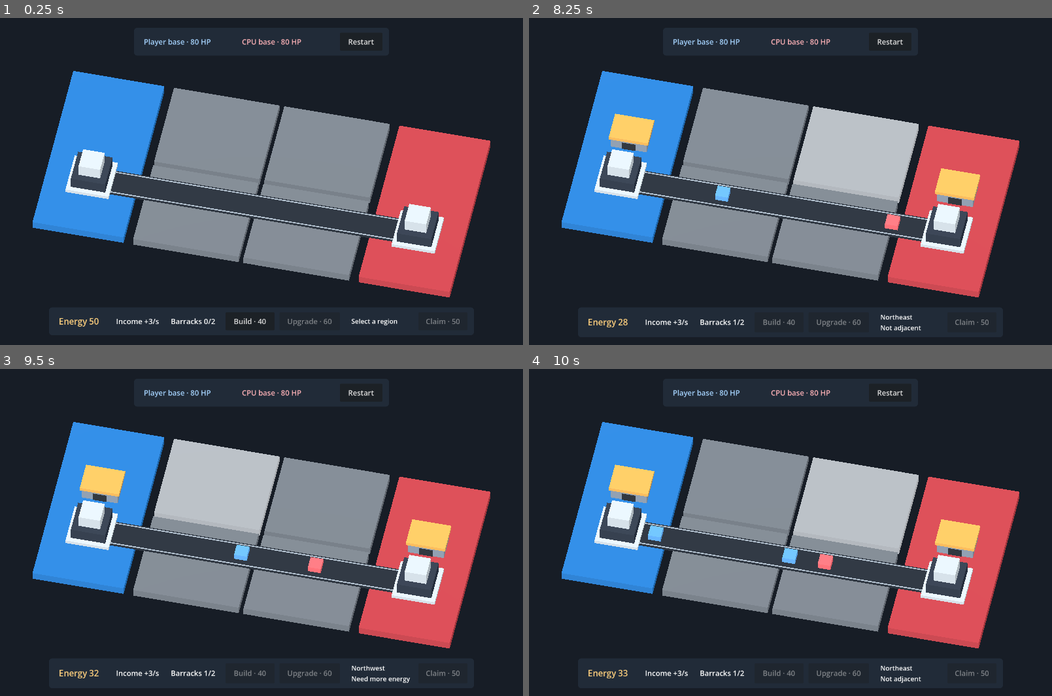
Above: before the commit, frames 1-4 (two rows, left to right).
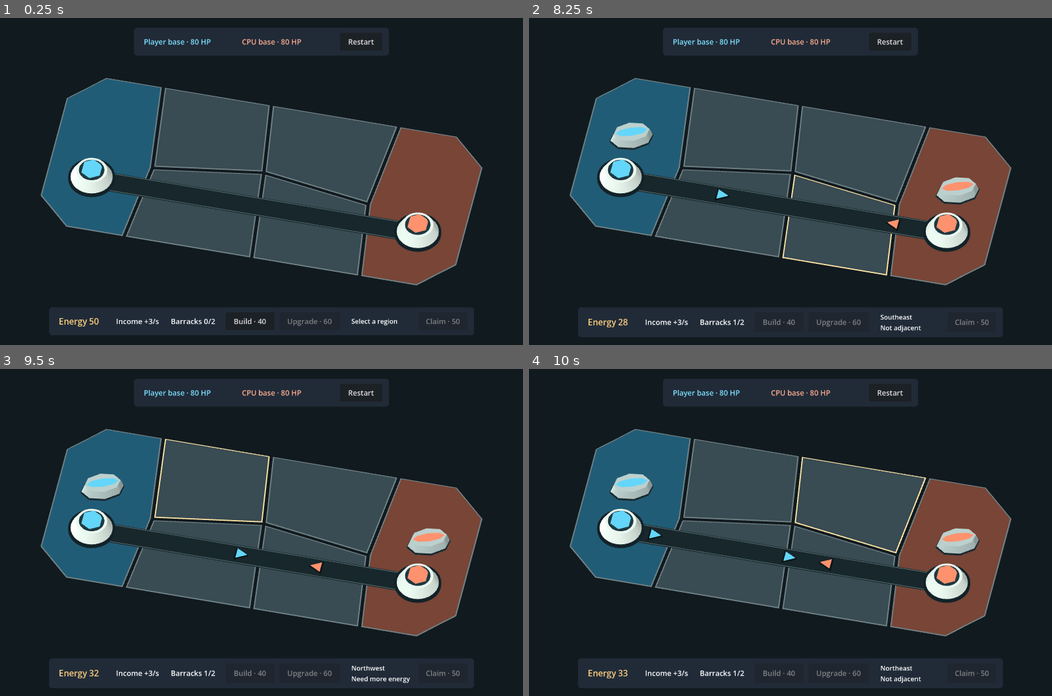
Above: after the commit, the same moments.

Repository: Appietro516/lane-command
Game: Godot game, scene res://main.tscn
Two runs of this game, one before a commit and one after it. Both use one fixed random seed, a clock stepped at 60 frames per second and the inputs below.
Inputs (mouse positions are in pixels of both pictures, inside the frame that each line leads up to):
- Up to frame 1 (0.25 s): no input
- Up to frame 2 (8.25 s): click "Restart" at 0.5 s; click "Restart" at 1.25 s; click "Restart" at 2 s; click "Build · 40" at 2.75 s; tap Enter at 3.5, 5.75 s; move the mouse to (905, 165) at 3.52 s; click (905, 165) at 3.67 s; move the mouse to (685, 197) at 4.27 s; click (685, 197) at 4.42 s; tap Space at 5 s; move the mouse to (842, 109) at 5.02 s; click (842, 109) at 5.17 s; move the mouse to (764, 246) at 5.77 s; click (764, 246) at 5.92 s; move the mouse to (947, 230) at 6.52 s; click (947, 230) at 6.67 s; move the mouse to (633, 132) at 7.27 s; click (633, 132) at 7.42 s; move the mouse to (816, 181) at 8.02 s; click (816, 181) at 8.17 s
- Up to frame 3 (9.5 s): move the mouse to (183, 450) at 8.77 s; click (183, 450) at 8.92 s
- Up to frame 4 (10 s): move the mouse to (905, 516) at 9.52 s; click (905, 516) at 9.67 s

The runs differ from the first frame. In frame 1, 38% of the frame differs, in the area x 6-94%, y 6-86%; in frame 2, 39%, in the area x 6-94%, y 6-93%; in frame 3, 39%; in frame 4, 39%.

Commit message:
feat: Replace blocky and blob-like prototype visuals with cleaner shapes
Trello-Card: 6b0695db0b8bcc5a872dffae

Diff:
--- a/main.tscn
+++ b/main.tscn
@@ -6,30 +6,26 @@
 
 [sub_resource type="Environment" id="Environment_map"]
 background_mode = 1
-background_color = Color(0.09, 0.115, 0.15, 1)
+background_color = Color(0.066, 0.102, 0.121, 1)
 ambient_light_source = 2
 ambient_light_color = Color(1, 1, 1, 1)
 ambient_light_energy = 0.65
 
-[sub_resource type="BoxMesh" id="Mesh_start"]
-size = Vector3(5.7, 0.55, 12)
-
-[sub_resource type="BoxMesh" id="Mesh_neutral"]
-size = Vector3(6.6, 0.55, 5.85)
-
 [sub_resource type="StandardMaterial3D" id="Material_corridor"]
-albedo_color = Color(0.15, 0.18, 0.22, 1)
+shading_mode = 0
+albedo_color = Color(0.105, 0.157, 0.173, 1)
 
 [sub_resource type="StandardMaterial3D" id="Material_corridor_edge"]
-albedo_color = Color(0.64, 0.69, 0.74, 1)
-
-[sub_resource type="BoxMesh" id="Mesh_corridor"]
+shading_mode = 0
+albedo_color = Color(0.37, 0.48, 0.49, 1)
+
+[sub_resource type="PlaneMesh" id="Mesh_corridor"]
 material = SubResource("Material_corridor")
-size = Vector3(20.4, 0.11, 1.8)
-
-[sub_resource type="BoxMesh" id="Mesh_corridor_edge"]
+size = Vector2(20.4, 1.45)
+
+[sub_resource type="PlaneMesh" id="Mesh_corridor_edge"]
 material = SubResource("Material_corridor_edge")
-size = Vector3(20.4, 0.025, 0.07)
+size = Vector2(20.4, 0.04)
 
 [sub_resource type="StyleBoxFlat" id="StyleBox_hud"]
 content_margin_left = 24.0
@@ -61,88 +57,64 @@
 
 [node name="Regions" type="Node3D" parent="."]
 
-[node name="PlayerStart" type="Node3D" parent="Regions" node_paths=PackedStringArray("geometry")]
+[node name="PlayerStart" type="Node3D" parent="Regions"]
 position = Vector3(-10.2, 0, 0)
 script = ExtResource("1")
 region_id = &"player_start"
 region_owner = 1
 neighbor_ids = Array[StringName]([&"northwest", &"southwest"])
-geometry = NodePath("Tile")
-
-[node name="Tile" type="MeshInstance3D" parent="Regions/PlayerStart"]
-position = Vector3(0, -0.275, 0)
-mesh = SubResource("Mesh_start")
-
-[node name="Northwest" type="Node3D" parent="Regions" node_paths=PackedStringArray("geometry")]
+outline = PackedVector2Array(-2.9, -3.9, -0.8, -6, 2.8, -6, 3.45, 0.35, 2.85, 6, -0.8, 6, -2.9, 3.9)
+
+[node name="Northwest" type="Node3D" parent="Regions"]
 position = Vector3(-3.45, 0, -3.075)
 script = ExtResource("1")
 region_id = &"northwest"
 region_owner = 0
 neighbor_ids = Array[StringName]([&"player_start", &"northeast", &"southwest"])
-geometry = NodePath("Tile")
-
-[node name="Tile" type="MeshInstance3D" parent="Regions/Northwest"]
-position = Vector3(0, -0.275, 0)
-mesh = SubResource("Mesh_neutral")
-
-[node name="Southwest" type="Node3D" parent="Regions" node_paths=PackedStringArray("geometry")]
+outline = PackedVector2Array(-3.95, -2.925, 2.8, -2.925, 3.45, 2.375, -3.3, 3.425)
+
+[node name="Southwest" type="Node3D" parent="Regions"]
 position = Vector3(-3.45, 0, 3.075)
 script = ExtResource("1")
 region_id = &"southwest"
 region_owner = 0
 neighbor_ids = Array[StringName]([&"player_start", &"northwest", &"southeast"])
-geometry = NodePath("Tile")
-
-[node name="Tile" type="MeshInstance3D" parent="Regions/Southwest"]
-position = Vector3(0, -0.275, 0)
-mesh = SubResource("Mesh_neutral")
-
-[node name="Northeast" type="Node3D" parent="Regions" node_paths=PackedStringArray("geometry")]
+outline = PackedVector2Array(-3.3, -2.725, 3.45, -3.775, 4.1, 2.925, -3.9, 2.925)
+
+[node name="Northeast" type="Node3D" parent="Regions"]
 position = Vector3(3.45, 0, -3.075)
 script = ExtResource("1")
 region_id = &"northeast"
 region_owner = 0
 neighbor_ids = Array[StringName]([&"northwest", &"southeast", &"cpu_start"])
-geometry = NodePath("Tile")
-
-[node name="Tile" type="MeshInstance3D" parent="Regions/Northeast"]
-position = Vector3(0, -0.275, 0)
-mesh = SubResource("Mesh_neutral")
-
-[node name="Southeast" type="Node3D" parent="Regions" node_paths=PackedStringArray("geometry")]
+outline = PackedVector2Array(-4.1, -2.925, 3.9, -2.925, 3.3, 3.425, -3.45, 2.375)
+
+[node name="Southeast" type="Node3D" parent="Regions"]
 position = Vector3(3.45, 0, 3.075)
 script = ExtResource("1")
 region_id = &"southeast"
 region_owner = 0
 neighbor_ids = Array[StringName]([&"southwest", &"northeast", &"cpu_start"])
-geometry = NodePath("Tile")
-
-[node name="Tile" type="MeshInstance3D" parent="Regions/Southeast"]
-position = Vector3(0, -0.275, 0)
-mesh = SubResource("Mesh_neutral")
-
-[node name="CPUStart" type="Node3D" parent="Regions" node_paths=PackedStringArray("geometry")]
+outline = PackedVector2Array(-3.45, -3.775, 3.3, -2.725, 3.95, 2.925, -2.8, 2.925)
+
+[node name="CPUStart" type="Node3D" parent="Regions"]
 position = Vector3(10.2, 0, 0)
 script = ExtResource("1")
 region_id = &"cpu_start"
 region_owner = 2
 neighbor_ids = Array[StringName]([&"northeast", &"southeast"])
-geometry = NodePath("Tile")
-
-[node name="Tile" type="MeshInstance3D" parent="Regions/CPUStart"]
-position = Vector3(0, -0.275, 0)
-mesh = SubResource("Mesh_start")
+outline = PackedVector2Array(-2.85, -6, 0.8, -6, 2.9, -3.9, 2.9, 3.9, 0.8, 6, -2.8, 6, -3.45, 0.35)
 
 [node name="Corridor" type="MeshInstance3D" parent="."]
-position = Vector3(0, 0.02, 2)
+position = Vector3(0, 0.045, 2)
 mesh = SubResource("Mesh_corridor")
 
 [node name="NorthEdge" type="MeshInstance3D" parent="Corridor"]
-position = Vector3(0, 0.065, -0.78)
+position = Vector3(0, 0.012, -0.65)
 mesh = SubResource("Mesh_corridor_edge")
 
 [node name="SouthEdge" type="MeshInstance3D" parent="Corridor"]
-position = Vector3(0, 0.065, 0.78)
+position = Vector3(0, 0.012, 0.65)
 mesh = SubResource("Mesh_corridor_edge")
 
 [node name="PlayerBase" parent="Regions/PlayerStart" instance=ExtResource("2")]
@@ -189,14 +161,14 @@
 unique_name_in_owner = true
 layout_mode = 2
 size_flags_horizontal = 3
-theme_override_colors/font_color = Color(0.65, 0.83, 1, 1)
+theme_override_colors/font_color = Color(0.49, 0.88, 1, 1)
 theme_override_font_sizes/font_size = 18
 
 [node name="CPUHP" type="Label" parent="HUD/MatchPanel/StatusAndRestart"]
 unique_name_in_owner = true
 layout_mode = 2
 size_flags_horizontal = 3
-theme_override_colors/font_color = Color(1, 0.70, 0.72, 1)
+theme_override_colors/font_color = Color(1, 0.68, 0.56, 1)
 theme_override_font_sizes/font_size = 18
 
 [node name="Outcome" type="Label" parent="HUD/MatchPanel/StatusAndRestart"]
--- a/match/barracks.tscn
+++ b/match/barracks.tscn
@@ -1,36 +1,51 @@
 [gd_scene format=3]
 
-[sub_resource type="StandardMaterial3D" id="Material_walls"]
-albedo_color = Color(0.55, 0.61, 0.68, 1)
+[sub_resource type="StandardMaterial3D" id="Material_footing"]
+shading_mode = 0
+albedo_color = Color(0.11, 0.17, 0.19, 1)
 
-[sub_resource type="StandardMaterial3D" id="Material_roof"]
-albedo_color = Color(0.96, 0.72, 0.35, 1)
+[sub_resource type="StandardMaterial3D" id="Material_shell"]
+albedo_color = Color(0.65, 0.72, 0.71, 1)
 
-[sub_resource type="StandardMaterial3D" id="Material_door"]
-albedo_color = Color(0.17, 0.20, 0.23, 1)
+[sub_resource type="CylinderMesh" id="Mesh_footing"]
+material = SubResource("Material_footing")
+top_radius = 1.0
+bottom_radius = 1.0
+height = 0.15
+radial_segments = 8
+rings = 0
 
-[sub_resource type="BoxMesh" id="Mesh_walls"]
-material = SubResource("Material_walls")
-size = Vector3(2.25, 0.8, 1.65)
+[sub_resource type="CylinderMesh" id="Mesh_shell"]
+material = SubResource("Material_shell")
+top_radius = 0.83
+bottom_radius = 0.97
+height = 0.59
+radial_segments = 8
+rings = 0
 
-[sub_resource type="BoxMesh" id="Mesh_roof"]
-material = SubResource("Material_roof")
-size = Vector3(2.45, 0.24, 1.85)
-
-[sub_resource type="BoxMesh" id="Mesh_door"]
-material = SubResource("Material_door")
-size = Vector3(0.86, 0.58, 0.05)
+[sub_resource type="CylinderMesh" id="Mesh_roof_marking"]
+top_radius = 0.72
+bottom_radius = 0.72
+height = 0.025
+radial_segments = 8
+rings = 0
 
 [node name="Barracks" type="Node3D"]
 
-[node name="Walls" type="MeshInstance3D" parent="."]
-position = Vector3(0, 0.4, 0)
-mesh = SubResource("Mesh_walls")
+[node name="Footing" type="MeshInstance3D" parent="."]
+position = Vector3(0, 0.075, 0)
+rotation_degrees = Vector3(0, 22.5, 0)
+scale = Vector3(1.36, 1, 0.86)
+mesh = SubResource("Mesh_footing")
 
-[node name="Roof" type="MeshInstance3D" parent="."]
-position = Vector3(0, 0.92, 0)
-mesh = SubResource("Mesh_roof")
+[node name="Shell" type="MeshInstance3D" parent="."]
+position = Vector3(0, 0.43, 0)
+rotation_degrees = Vector3(0, 22.5, 0)
+scale = Vector3(1.36, 1, 0.86)
+mesh = SubResource("Mesh_shell")
 
-[node name="Door" type="MeshInstance3D" parent="."]
-position = Vector3(0, 0.29, 0.84)
-mesh = SubResource("Mesh_door")
+[node name="RoofMarking" type="MeshInstance3D" parent="."]
+position = Vector3(0, 0.735, 0)
+rotation_degrees = Vector3(0, 22.5, 0)
+scale = Vector3(1.36, 1, 0.43)
+mesh = SubResource("Mesh_roof_marking")
--- a/match/cpu_unit_material.tres
+++ b/match/cpu_accent.tres
@@ -1,4 +1,5 @@
 [gd_resource type="StandardMaterial3D" format=3]
 
 [resource]
-albedo_color = Color(1, 0.43, 0.46, 1)
+shading_mode = 0
+albedo_color = Color(1, 0.57, 0.43, 1)
--- a/match/match.gd
+++ b/match/match.gd
@@ -6,9 +6,9 @@
 const CPU := MatchRegion.Owner.CPU
 const CPU_DECISION_INTERVAL := 2.0
 
-const UNIT_MATERIALS := {
-	PLAYER: preload("res://match/player_unit_material.tres"),
-	CPU: preload("res://match/cpu_unit_material.tres"),
+const FACTION_ACCENTS := {
+	PLAYER: preload("res://match/player_accent.tres"),
+	CPU: preload("res://match/cpu_accent.tres"),
 }
 
 const OUTCOME_LABELS := {
@@ -55,6 +55,8 @@
 	for region: MatchRegion in $Regions.get_children():
 		_regions_by_id[region.region_id] = region
 		_initial_owners[region.region_id] = region.region_owner
+	for side in _bases:
+		_bases[side].get_node("Core").material_override = FACTION_ACCENTS[side]
 	_income_label.text = "Income +%d/s" % MatchEconomy.INCOME_PER_SECOND
 	_build_button.text = "Build · %d" % MatchEconomy.BARRACKS_COST
 	_build_button.pressed.connect(func() -> void: try_build(PLAYER))
@@ -125,7 +127,9 @@
 
 	var slot_index := economy.barracks_count(side) - 1
 	var slot: Marker3D = _slots[side][slot_index]
-	slot.add_child(BARRACKS.instantiate())
+	var barracks := BARRACKS.instantiate()
+	barracks.get_node("RoofMarking").material_override = FACTION_ACCENTS[side]
+	slot.add_child(barracks)
 	_battle.add_barracks(side, slot_index)
 	_refresh_hud()
 	return true
@@ -215,7 +219,10 @@
 
 func _spawn_unit(unit: MatchBattle.Unit, _slot_index: int) -> void:
 	var view := UNIT.instantiate() as MeshInstance3D
-	view.material_override = UNIT_MATERIALS[unit.side]
+	view.material_override = FACTION_ACCENTS[unit.side]
+	# The prism is laid flat with its tip pointing along +Z before yaw.
+	var heading := _corridor_direction if unit.side == PLAYER else -_corridor_direction
+	view.rotation.y = atan2(heading.x, heading.z)
 	view.position = _corridor_start + _corridor_direction * unit.position
 	_units.add_child(view)
 	_unit_views[unit.id] = view
--- a/match/player_unit_material.tres
+++ b/match/player_accent.tres
@@ -1,4 +1,5 @@
 [gd_resource type="StandardMaterial3D" format=3]
 
 [resource]
-albedo_color = Color(0.39, 0.69, 1, 1)
+shading_mode = 0
+albedo_color = Color(0.39, 0.84, 0.98, 1)
--- a/match/region.gd
+++ b/match/region.gd
@@ -5,38 +5,68 @@
 
 const PICK_LAYER := 1 << 1
 const OWNER_COLORS := {
-	Owner.NEUTRAL: Color("#747c85"),
-	Owner.PLAYER: Color("#287dce"),
-	Owner.CPU: Color("#c4434c"),
+	Owner.NEUTRAL: Color("#394b53"),
+	Owner.PLAYER: Color("#235c76"),
+	Owner.CPU: Color("#784538"),
 }
+const BORDER_COLOR := Color("#728487")
+const SELECTED_BORDER_COLOR := Color("#ffe5a5")
+const EDGE_GAP := 0.10
+const BORDER_WIDTH := 0.075
 
 @export var region_id: StringName
 @export var region_owner: Owner = Owner.NEUTRAL:
 	set(value):
 		region_owner = value
 		if is_node_ready():
-			(geometry.material_override as StandardMaterial3D).albedo_color = OWNER_COLORS[value]
+			_fill_material.albedo_color = OWNER_COLORS[value]
 @export var neighbor_ids: Array[StringName] = []
-@export var geometry: MeshInstance3D
+# The scene authors the cell in local XZ coordinates, before spacing and borders.
+@export var outline: PackedVector2Array
+
+var geometry: MeshInstance3D
+var _fill_material := StandardMaterial3D.new()
+var _border_material := StandardMaterial3D.new()
 
 
 func _ready() -> void:
-	var material := StandardMaterial3D.new()
-	material.albedo_color = OWNER_COLORS[region_owner]
-	material.emission = Color.WHITE
-	material.emission_energy_multiplier = 0.55
-	geometry.material_override = material
+	var outer_edge := Geometry2D.offset_polygon(outline, -EDGE_GAP, Geometry2D.JOIN_MITER)[0]
+	var inner_edge := Geometry2D.offset_polygon(outer_edge, -BORDER_WIDTH, Geometry2D.JOIN_MITER)[0]
+	_border_material.shading_mode = BaseMaterial3D.SHADING_MODE_UNSHADED
+	_border_material.albedo_color = BORDER_COLOR
+	var border := _add_surface("Border", outer_edge, _border_material, -0.02)
 
-	# Pick the visible mesh so irregular regions use the same selection path.
+	_fill_material.shading_mode = BaseMaterial3D.SHADING_MODE_UNSHADED
+	_fill_material.albedo_color = OWNER_COLORS[region_owner]
+	geometry = _add_surface("Tile", inner_edge, _fill_material, 0.0)
+
+	# Pick the whole visible cell, including the rim and excluding the gaps.
 	var body := StaticBody3D.new()
 	body.collision_layer = PICK_LAYER
 	body.collision_mask = 0
-	body.transform = global_transform.affine_inverse() * geometry.global_transform
+	body.position = border.position
 	var collision := CollisionShape3D.new()
-	collision.shape = geometry.mesh.create_trimesh_shape()
+	collision.shape = border.mesh.create_trimesh_shape()
 	body.add_child(collision)
 	add_child(body)
 
 
 func set_selected(selected: bool) -> void:
-	(geometry.material_override as StandardMaterial3D).emission_enabled = selected
+	_border_material.albedo_color = SELECTED_BORDER_COLOR if selected else BORDER_COLOR
+
+
+func _add_surface(surface_name: String, polygon: PackedVector2Array,
+		material: StandardMaterial3D, height: float) -> MeshInstance3D:
+	var indices := Geometry2D.triangulate_polygon(polygon)
+	var surface := SurfaceTool.new()
+	surface.begin(Mesh.PRIMITIVE_TRIANGLES)
+	for index in indices:
+		var point := polygon[index]
+		surface.add_vertex(Vector3(point.x, 0.0, point.y))
+	var view := MeshInstance3D.new()
+	view.name = surface_name
+	view.mesh = surface.commit()
+	view.material_override = material
+	view.position.y = height
+	add_child(view)
+	return view
--- a/match/starting_base.tscn
+++ b/match/starting_base.tscn
@@ -1,33 +1,61 @@
 [gd_scene format=3]
 
-[sub_resource type="StandardMaterial3D" id="Material_concrete"]
-albedo_color = Color(0.82, 0.86, 0.89, 1)
+[sub_resource type="StandardMaterial3D" id="Material_pad"]
+shading_mode = 0
+albedo_color = Color(0.085, 0.141, 0.163, 1)
 
-[sub_resource type="StandardMaterial3D" id="Material_structure"]
-albedo_color = Color(0.19, 0.23, 0.29, 1)
+[sub_resource type="StandardMaterial3D" id="Material_shell"]
+albedo_color = Color(0.81, 0.86, 0.83, 1)
 
-[sub_resource type="BoxMesh" id="Mesh_foundation"]
-material = SubResource("Material_concrete")
-size = Vector3(2.7, 0.24, 2.7)
+[sub_resource type="StandardMaterial3D" id="Material_socket"]
+shading_mode = 0
+albedo_color = Color(0.13, 0.22, 0.25, 1)
 
-[sub_resource type="BoxMesh" id="Mesh_hull"]
-material = SubResource("Material_structure")
-size = Vector3(2.15, 0.8, 2.15)
+[sub_resource type="CylinderMesh" id="Mesh_pad"]
+material = SubResource("Material_pad")
+top_radius = 1.44
+bottom_radius = 1.44
+height = 0.18
+radial_segments = 32
+rings = 0
 
-[sub_resource type="BoxMesh" id="Mesh_tower"]
-material = SubResource("Material_concrete")
-size = Vector3(1.35, 0.85, 1.35)
+[sub_resource type="CylinderMesh" id="Mesh_shell"]
+material = SubResource("Material_shell")
+top_radius = 0.96
+bottom_radius = 1.30
+height = 0.68
+radial_segments = 32
+rings = 0
+
+[sub_resource type="CylinderMesh" id="Mesh_socket"]
+material = SubResource("Material_socket")
+top_radius = 0.78
+bottom_radius = 0.78
+height = 0.055
+radial_segments = 32
+rings = 0
+
+[sub_resource type="CylinderMesh" id="Mesh_core"]
+top_radius = 0.59
+bottom_radius = 0.67
+height = 0.32
+radial_segments = 6
+rings = 0
 
 [node name="StartingBase" type="Node3D"]
 
-[node name="Foundation" type="MeshInstance3D" parent="."]
-position = Vector3(0, 0.12, 0)
-mesh = SubResource("Mesh_foundation")
+[node name="Pad" type="MeshInstance3D" parent="."]
+position = Vector3(0, 0.08, 0)
+mesh = SubResource("Mesh_pad")
 
-[node name="Hull" type="MeshInstance3D" parent="."]
-position = Vector3(0, 0.64, 0)
-mesh = SubResource("Mesh_hull")
+[node name="Shell" type="MeshInstance3D" parent="."]
+position = Vector3(0, 0.49, 0)
+mesh = SubResource("Mesh_shell")
 
-[node name="Tower" type="MeshInstance3D" parent="."]
-position = Vector3(0, 1.465, 0)
-mesh = SubResource("Mesh_tower")
+[node name="Socket" type="MeshInstance3D" parent="."]
+position = Vector3(0, 0.84, 0)
+mesh = SubResource("Mesh_socket")
+
+[node name="Core" type="MeshInstance3D" parent="."]
+position = Vector3(0, 1, 0)
+mesh = SubResource("Mesh_core")
--- a/match/unit.tscn
+++ b/match/unit.tscn
@@ -1,8 +1,19 @@
 [gd_scene format=3]
 
-[sub_resource type="BoxMesh" id="Mesh_unit"]
-size = Vector3(0.8, 0.8, 0.8)
-center_offset = Vector3(0, 0.4, 0)
+[sub_resource type="StandardMaterial3D" id="Material_outline"]
+shading_mode = 0
+albedo_color = Color(0.055, 0.09, 0.10, 1)
+
+[sub_resource type="PrismMesh" id="Mesh_outline"]
+material = SubResource("Material_outline")
+size = Vector3(0.90, 0.84, 0.12)
+
+[sub_resource type="PrismMesh" id="Mesh_unit"]
+size = Vector3(0.71, 0.65, 0.21)
 
 [node name="Unit" type="MeshInstance3D"]
+rotation_degrees = Vector3(90, 0, 0)
 mesh = SubResource("Mesh_unit")
+
+[node name="Outline" type="MeshInstance3D" parent="."]
+mesh = SubResource("Mesh_outline")
--- a/project.godot
+++ b/project.godot
@@ -16,3 +16,4 @@
 
 renderer/rendering_method="gl_compatibility"
 renderer/rendering_method.mobile="gl_compatibility"
+anti_aliasing/quality/msaa_3d=1
--- a/tests/match_claim_test.gd
+++ b/tests/match_claim_test.gd
@@ -68,6 +68,7 @@
 	var tiles := scene.get_node("Regions")
 	var northwest := tiles.get_node("Northwest") as MatchRegion
 	var material := northwest.geometry.material_override as StandardMaterial3D
+	var border := northwest.get_node("Border").material_override as StandardMaterial3D
 	var camera := root.get_camera_3d()
 
 	_check(claim.disabled and claim.text == "Claim · %d" % MatchEconomy.CLAIM_COST
@@ -75,19 +76,26 @@
 	await _click_region(camera, tiles.get_node("Northeast"))
 	_check(claim.disabled and selection.text.contains("Not adjacent"),
 		"Selecting a distant neutral tile keeps Claim disabled.")
-	await _click_region(camera, northwest)
-	_check(not claim.disabled and selection.text.begins_with("Northwest") and material.emission_enabled
+	await _click_map(camera, Vector3(-3.45, -0.02, -5.86))
+	_check(not claim.disabled and selection.text.begins_with("Northwest")
+		and border.albedo_color == MatchRegion.SELECTED_BORDER_COLOR
 		and material.albedo_color == MatchRegion.OWNER_COLORS[NEUTRAL],
-		"Clicking an adjacent neutral tile highlights it and enables Claim.")
+		"Clicking the rim of an adjacent neutral tile highlights it and enables Claim.")
 	_click(claim.get_global_rect().get_center())
 	_check(claim.disabled and selection.text.contains("Player-owned") and energy.text == "Energy 0"
+		and border.albedo_color == MatchRegion.SELECTED_BORDER_COLOR
 		and material.albedo_color == MatchRegion.OWNER_COLORS[PLAYER],
 		"Clicking Claim updates the HUD and recolors the selected tile.")
 	await _click_region(camera, tiles.get_node("Southwest"))
-	_check(claim.disabled and selection.text.contains("Need more energy") and not material.emission_enabled,
+	_check(claim.disabled and selection.text.contains("Need more energy")
+		and border.albedo_color == MatchRegion.BORDER_COLOR,
 		"Moving selection clears the previous highlight and shows the affordability restriction.")
 	scene._process(17.0)
 	_check(not claim.disabled, "Passive income re-enables Claim for the selected tile.")
+	await _click_map(camera, Vector3(0, -0.02, -0.7))
+	_check(claim.disabled and selection.text == "Select a region",
+		"The gap between cells does not select a region.")
+	await _click_region(camera, northwest)
 	_click(Vector2(20, 140))
 	await physics_frame
 	await physics_frame
@@ -96,12 +104,17 @@
 	_click(restart.get_global_rect().get_center())
 	scene.set_process(false)
 	_check(claim.disabled and selection.text == "Select a region" and energy.text == "Energy 50"
-		and not material.emission_enabled and material.albedo_color == MatchRegion.OWNER_COLORS[NEUTRAL],
+		and border.albedo_color == MatchRegion.BORDER_COLOR
+		and material.albedo_color == MatchRegion.OWNER_COLORS[NEUTRAL],
 		"The Restart control clears selection and restores neutral color and starting energy.")
 
 
 func _click_region(camera: Camera3D, region: MatchRegion) -> void:
-	_click(camera.unproject_position(region.global_position))
+	await _click_map(camera, region.global_position)
+
+
+func _click_map(camera: Camera3D, point: Vector3) -> void:
+	_click(camera.unproject_position(point))
 	await physics_frame
 	await physics_frame
 
--- a/tests/match_combat_test.gd
+++ b/tests/match_combat_test.gd
@@ -158,7 +158,7 @@
 	_check(scene.try_build(PLAYER), "Build a player barracks alongside the autonomous CPU purchase.")
 	scene._process(3.5)
 	if units.get_child_count() != 2:
-		_check(false, "Both barracks must deploy a cube.")
+		_check(false, "Both barracks must deploy a unit.")
 		scene.free()
 		return
 	var cpu_view := units.get_child(0) as MeshInstance3D
@@ -175,11 +175,11 @@
 		"The scene renders both waves meeting along the straight corridor.")
 	var battle: MatchBattle = scene._battle
 	_check(battle.active_units().size() == 4 and battle.active_units()[0].hp == 9
-		and battle.active_units()[1].hp == 9, "The initial cubes exchange damage in the match scene.")
+		and battle.active_units()[1].hp == 9, "The initial units exchange damage in the match scene.")
 	scene._process(3.0)
 	_check(not cpu_view.is_inside_tree() and not player_view.is_inside_tree()
 		and units.get_child_count() == battle.active_units().size(),
-		"The scene removes dead cubes and still renders the active units.")
+		"The scene removes dead units and still renders the active units.")
 	_check(_region_owners(regions) == initial_owners, "Moving and fighting leave region ownership unchanged.")
 	scene.free()
 
--- a/tests/match_economy_test.gd
+++ b/tests/match_economy_test.gd
@@ -164,11 +164,14 @@
 	if units.get_child_count() == 2:
 		var cpu_unit := units.get_child(0) as MeshInstance3D
 		var player_unit := units.get_child(1) as MeshInstance3D
-		_check(cpu_unit.mesh == player_unit.mesh and cpu_unit.mesh is BoxMesh,
-			"Both sides spawn the same cube mesh.")
+		var token := player_unit.mesh as PrismMesh
+		_check(cpu_unit.mesh == token and token != null,
+			"Both sides spawn the same triangular token mesh.")
 		_check(cpu_unit.position.x > 0 and player_unit.position.x < 0
+			and cpu_unit.basis.y.is_equal_approx(Vector3.LEFT)
+			and player_unit.basis.y.is_equal_approx(Vector3.RIGHT)
 			and cpu_unit.material_override != player_unit.material_override,
-			"Cubes spawn on their own side and use distinct colors.")
+			"Units start on their own side, face the opposing base and use distinct colors.")
 
 	match_scene._process(4.5)
 	_check(match_scene.try_build(PLAYER), "Both sides add a second barracks at 10 seconds.")
Not shown, changed: docs/design/GAME_DESIGN.md
